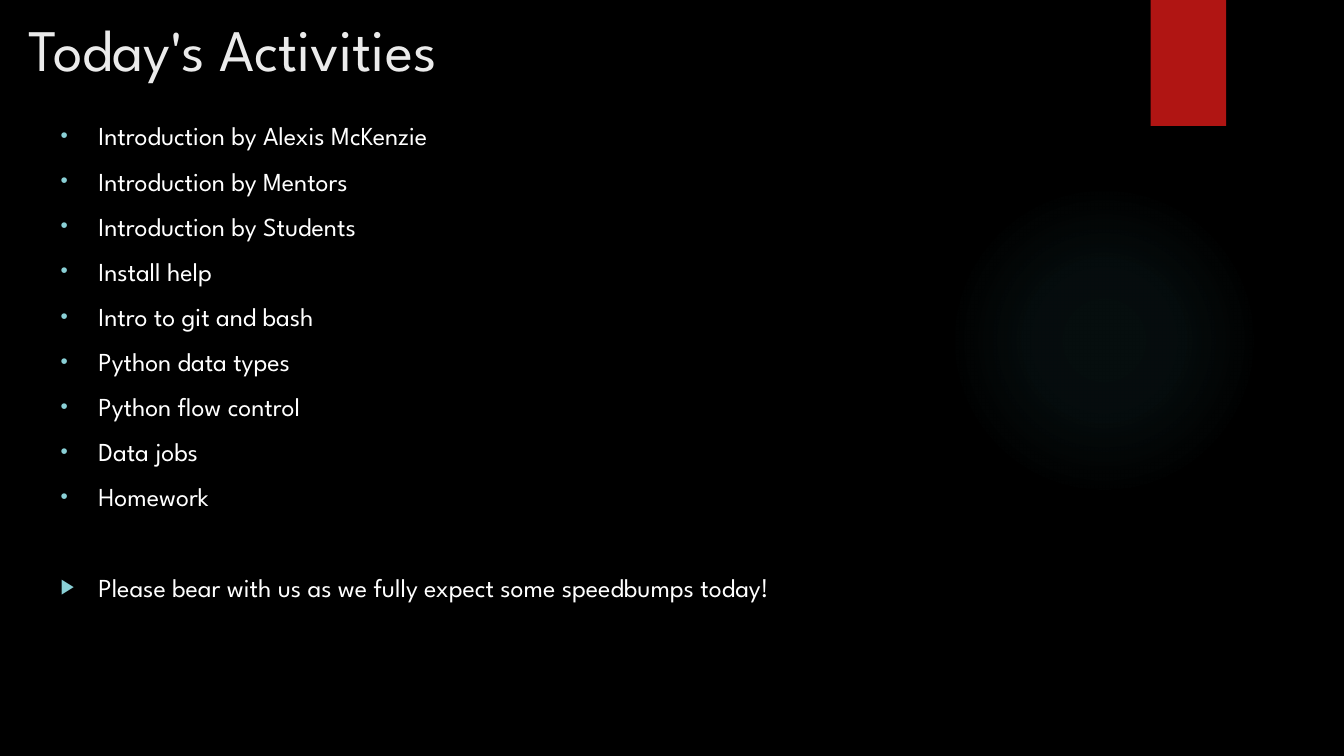
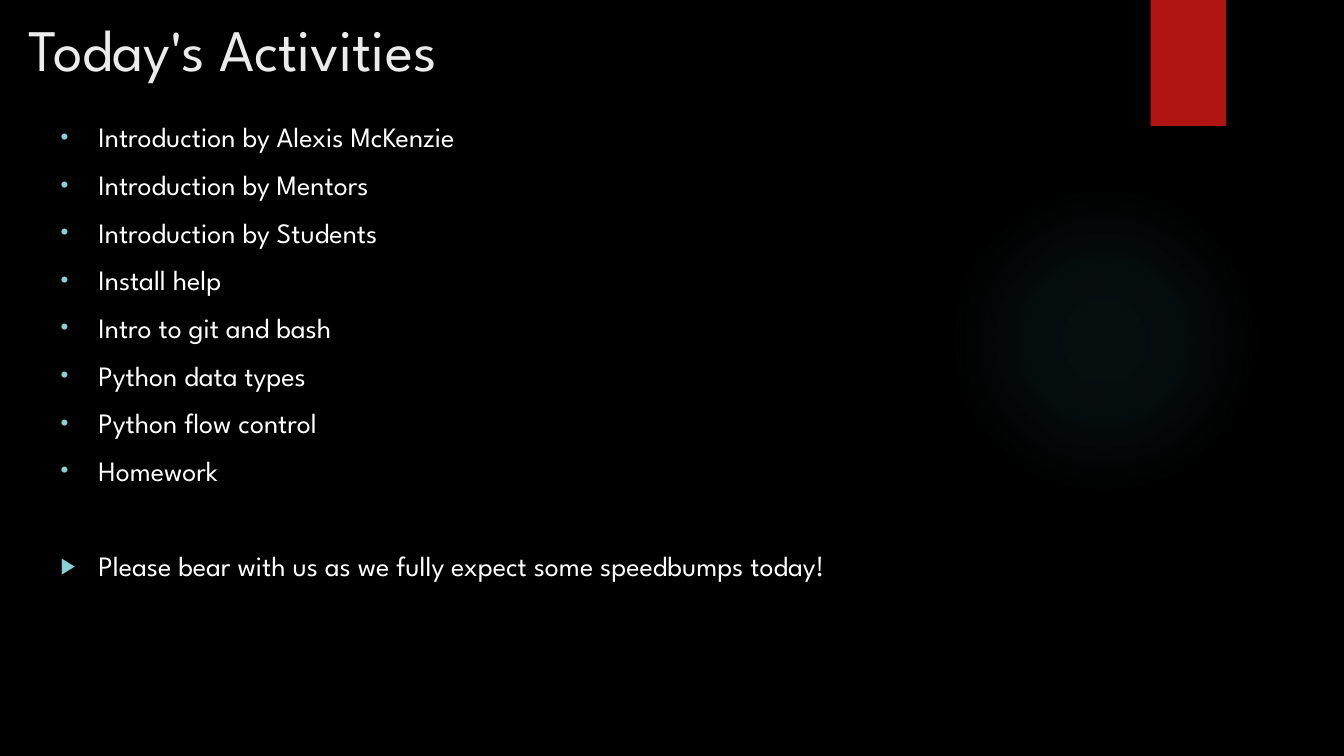
Before and after one commit to LaunchCoderGirlSTL/Data-Science-Assignments, a slide deck: slide 2 of course_material/week_01/01_Presentation.pptx. Drawn at 1344x756 pixels with LibreOffice and Linux fonts; fonts in the diff are those of the drawing; background and template pictures are left out. Boxes give left, top, right and bottom in pixels: in the first picture for what was removed or moved away, otherwise in the second. Text is boxed around its words. In the diff, an @@ line names an element or a change of style, - is before the commit and + after.

```diff
--- a/course_material/week_01/01_Presentation.pptx
+++ b/course_material/week_01/01_Presentation.pptx
@@ text "Introduction by Alexis McKenzie" at box(98, 127, 824, 582): size 18.5 to 20 pt @@
@@ text at box(98, 443, 198, 467): paragraph removed @@
-• Data jobs
```
Also in this commit, not shown: 1 other slide changed, 2 slides added, 1 other file.
